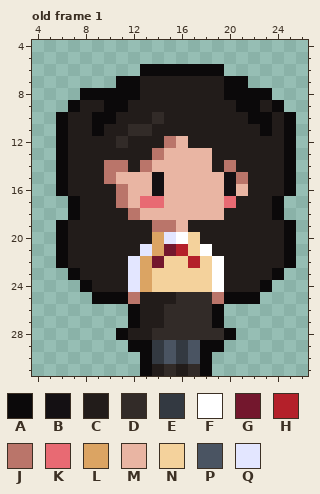
Pixel-art file, stored at Aseprite/Rin.aseprite. Above: the version before the commit.
32x32 pixels, 1 frame. Colours within 5 levels of each other are drawn and written as one. Shown: old frame 1: x 4..26, y 4..31. The commit also changed other frames, which this record leaves out.
Palette (. is transparent): A #0b090a  B #141013  C #221c1a  D #322b28  E #333941  F #ffffff  G #73172d  H #b4202a  J #ba756a  K #e86a73  L #dba463  M #e9b5a3  N #f4d29c  P #4a5462  Q #e3e6ff
Pixels before, old frame 1, first column x 6:
 6 .......AAAAAAA......
 7 .....AACCCCCCCAA....
 8 ..AAAAACCCCCCCAAAA..
 9 .ACCAACCCCCCCCCAACA.
10 ACCAACCCDCCCCCCCAACA
11 ACCACCDDCCCCCCCCCACA
12 ACCCCDCCCJMCCCCCCCCA
13 ACCCCCCCJMMMMCCCCCCA
14 ACCCJJCJMMMMMCJCCCCA
15 ACCCJMMMBMMMMMBJCCCA
16 ACCCCJMMBMMMMMBMCCCA
17 .ACCCJMKKMMMMMKCCCA.
18 .ACCCCJMMMMMMMCCCCA.
19 ACCCCCCCJJMCCCCCCCCA
20 ACCCCCCCLQFNCCCCCCCA
21 ACCCCCCQLGHNFCCCCCCA
22 ACCCCCQLGNNHNFCCCCCA
23 .ACCCCQLNNNNNFCCCCA.
24 ..ACCCQLNNNNNFCCCA..
25 ...AAAJCCCDDDJAAA...
26 ......ACCDDDDA......
27 ......ACCDDDDA......
28 .....ACCDDDDDDA.....
29 ......AAEPEPAA......
30 .......AEPEPA.......
31 .......ACDCDA.......
New version:
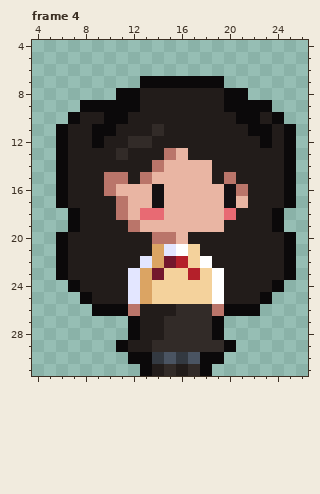
A new or re-ordered frame is compared with the old frame closest to it.
What changed:
frames 1 -> 4
Frame 4 is new; against old frame 1:
y 6: x 13..19 AAAAAAA -> .......
y 7: x 11..21 AACCCCCCCAA -> ..AAAAAAA..
y 8: x 8..10 AAA -> ...; x 22..23 AA -> ..
y 9: x 7..9 ACC -> .AA; x 12 C -> A; x 20 C -> A; x 23..24 CA -> A.
y 10: x 6..7 AC -> .A; x 9 A -> C; x 11 C -> A; x 14 D -> C; x 21 C -> A; x 23..25 ACA -> CA.
y 11: x 10 C -> A; x 12..14 DDC -> CCD; x 22 C -> A
y 12: x 9 C -> A; x 11..13 DCC -> CDD; x 15..16 JM -> CC; x 23 C -> A
y 13: x 11 C -> D; x 14..15 JM -> CJ; x 17..18 MM -> CC
y 14: x 10..11 JJ -> CC; x 13..14 JM -> CJ; x 20 J -> C
y 15: x 11..14 MMMB -> JCJM; x 19..21 MBJ -> CJC
y 16: x 10..11 CJ -> JM; x 21 M -> J
y 17: x 6..7 .A -> AC; x 13..14 KK -> MB; x 20..21 KC -> BM; x 24..25 A. -> CA
y 18: x 11..14 CJMM -> JMKK; x 20 C -> K
y 19: x 6..7 AC -> .A; x 12..15 CCJJ -> JMMM; x 17..19 CCC -> MMM; x 24..25 CA -> A.
y 20: x 14..17 LQFN -> JJMC
y 21: x 13 Q -> C; x 15..16 GH -> QF; x 18 F -> C
y 22: x 12..19 QLGNNHNF -> CQLGHNFC
y 23: x 6..7 .A -> AC; x 14 N -> G; x 17 N -> H; x 24..25 A. -> CA
y 24: x 7..8 .A -> AC; x 23..24 A. -> CA
y 25: x 8..23 .AAAJCCCDDDJAAA. -> ACCCQLNNNNNFCCCA
y 26: x 9..12 ...A -> AAAJ; x 15 D -> C; x 19..22 A... -> JAAA
y 28: x 11..12 AC -> .A; x 14 D -> C; x 19..20 DA -> A.
y 29: x 11..20 .AAEPEPAA. -> ACCDDDDDDA
y 30: x 12 . -> A; x 19 . -> A
Where, in picture pixels (left, top, right, bottom), the same in both pictures:
changed: (56, 64, 296, 364)
